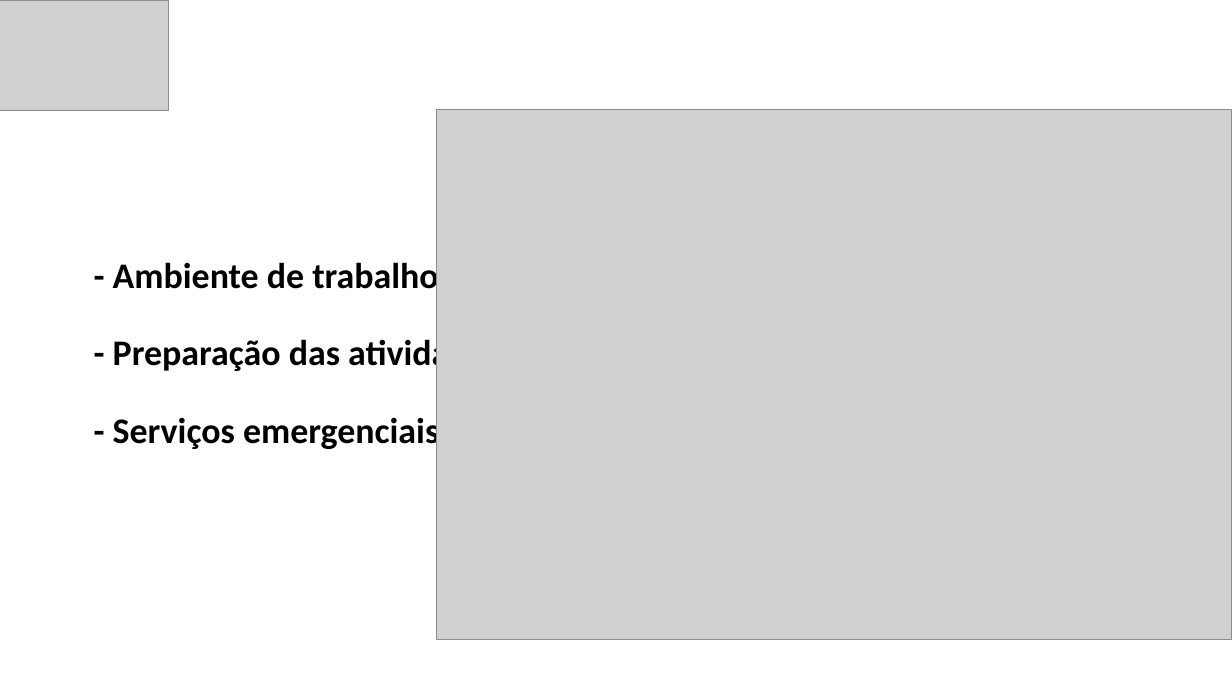
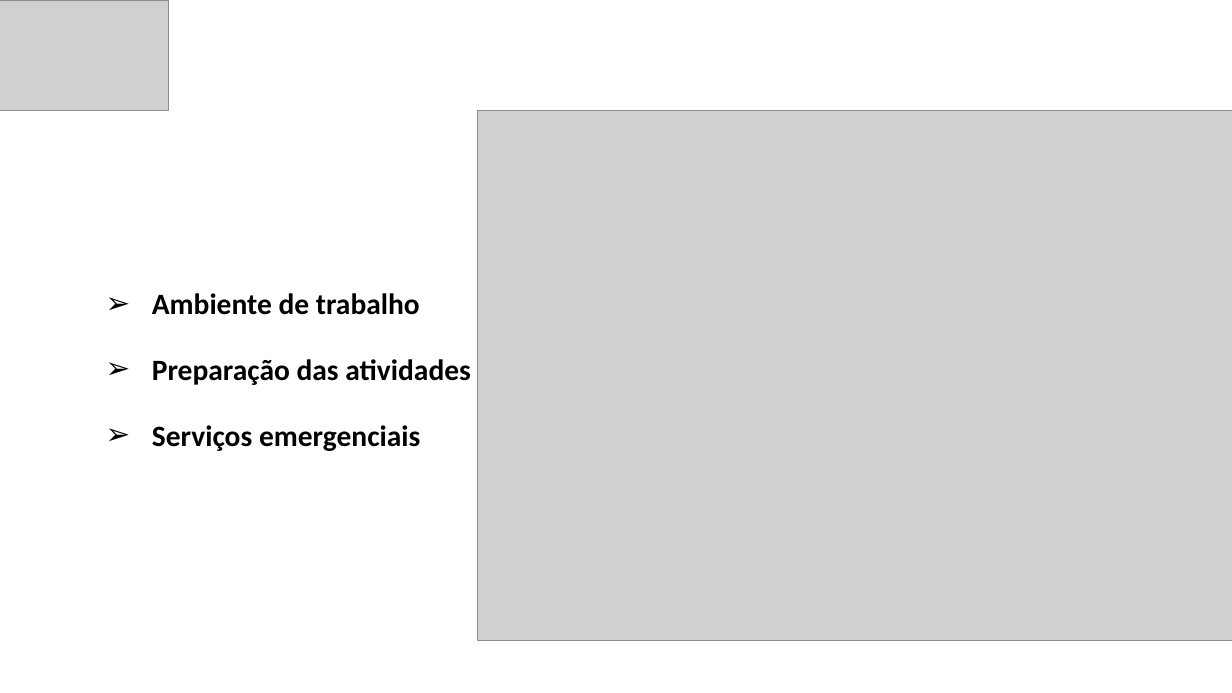
Before and after one commit to leonardopazzini/FATEC-PROJETO-INTEGRADOR-1-SEMESTRE, a slide deck: slide 4 of Projeto Integrador - Apresentação.pptx. Drawn at 1232x693 pixels with LibreOffice and Linux fonts; fonts in the diff are those of the drawing; grey boxes stand for pictures. Boxes give left, top, right and bottom in pixels: in the first picture for what was removed or moved away, otherwise in the second. Text is boxed around its words. In the diff, an @@ line names an element or a change of style, - is before the commit and + after.

```diff
--- a/Projeto Integrador - Apresentação.pptx
+++ b/Projeto Integrador - Apresentação.pptx
@@ picture: place and size @@
-picture at box(437, 110, 1232, 640)
+picture at box(477, 110, 1232, 640)
@@ subtitle "Ambiente de trabalho" at box(152, 293, 471, 451): vertical alignment bottom to top @@
@@ subtitle at box(152, 293, 471, 451): text changed; size 28 to 23 pt @@
-- Ambiente de trabalho
-- Preparação das atividades
-- Serviços emergenciais
+➢ Ambiente de trabalho
+➢ Preparação das atividades
+➢ Serviços emergenciais
```
Also in this commit, not shown: 2 other slides changed, 2 slides added, 2 slides removed, 1 other file.
